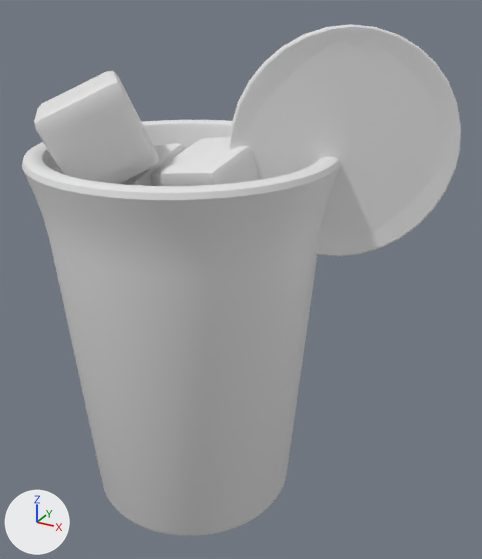
One commit to the OBJ model public/assets/drink-baked/blog0140.obj: the scene before it, then after it.
Both versions are drawn from a camera (50 mm lens) standing at (3.42, -5.13, 5.07) and looking at (0.54, 0.1, 2.46). The lights are fixed; the arrows at lower left show +X, +Y and +Z. The older version comes first. Where no turn or scale is listed for an object, it has been applied to the vertices.
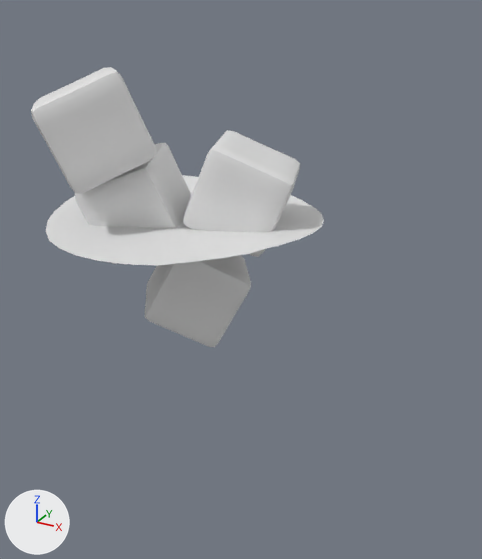
What differs and where, as boxes (x1, y1, x2, y2) in the pictures (482 x 559 px; the box of a moved part takes in the faces that stretch with it):
'Cylinder', deleted: before (22, 120, 340, 536)
'Circle.001', deleted: before (230, 24, 461, 256)
'Cube.003', reshaped: before (34, 71, 159, 184); after (31, 67, 157, 194)
'Cube.002', reshaped: before (151, 137, 259, 186); after (183, 130, 300, 257)
'Cube.001', reshaped: before (120, 143, 185, 186); after (75, 143, 191, 264)
part 1 of me_cube, moved or reshaped (not visible before): after (145, 255, 251, 347)
part 5 of me_plane, moved or reshaped (not visible before): after (46, 176, 324, 265)

What changed in the scene script:
```text
Change me_cube:
    used by ob_cube; location = (0.0, 0.0, 0.0)
    remove me_cube.from_pydata(...)  # 386 vertices, 384 faces; spans x -0.66..0.563, y -0.677..0.563, z 1.782..2.82
    add me_cube.from_pydata(...)  # 386 vertices, 384 faces; spans x -0.563..0.686, y -0.549..0.633, z 1.782..2.818
    me_cube part 1: the whole mesh is multiplied about its middle by the matrix ((-0.859, -0.343, 0.38), (0.149, 0.542, 0.827), (-0.49, 0.767, -0.414)), then moved by (0.111, 0.099, -0.001)
Change me_cube_001:
    used by ob_cube_001; location = (0.0, 0.0, 0.0)
    remove me_cube_001.from_pydata(...)  # 386 vertices, 384 faces; spans x -0.942..0.07, y -0.537..0.532, z 2.595..3.694
    add me_cube_001.from_pydata(...)  # 386 vertices, 384 faces; spans x -1.011..0.139, y -0.701..0.378, z 2.631..3.683
    me_cube_001 part 2: the whole mesh is multiplied about its middle by the matrix ((0.89, -0.399, -0.221), (0.439, 0.879, 0.184), (0.121, -0.261, 0.958)), then moved by (0.0, -0.159, 0.012)
Change me_cube_002:
    used by ob_cube_002; location = (0.0, 0.0, 0.0)
    remove me_cube_002.from_pydata(...)  # 386 vertices, 384 faces; spans x -0.101..0.899, y -0.561..0.467, z 2.823..3.863
    add me_cube_002.from_pydata(...)  # 386 vertices, 384 faces; spans x -0.059..1.102, y -0.34..0.686, z 2.804..3.816
    me_cube_002 part 3: the whole mesh is multiplied about its middle by the matrix ((0.172, -0.972, 0.158), (0.257, -0.111, -0.96), (0.951, 0.206, 0.231)), then moved by (0.123, 0.22, -0.033)
Change me_cube_003:
    used by ob_cube_003; location = (0.0, 0.0, 0.0)
    remove me_cube_003.from_pydata(...)  # 386 vertices, 384 faces; spans x -1.192..0.029, y -1.116..0.093, z 3.354..4.365
    add me_cube_003.from_pydata(...)  # 386 vertices, 384 faces; spans x -1.188..0.042, y -1.148..0.043, z 3.402..4.437
    me_cube_003 part 4: the whole mesh is multiplied about its middle by the matrix ((0.43, -0.519, -0.738), (-0.445, 0.59, -0.674), (0.786, 0.618, 0.023)), then moved by (0.009, -0.041, 0.06)
Change me_plane:
    used by ob_plane; location = (0.0, 0.0, 0.0)
    remove me_plane.from_pydata(...)  # 250 vertices, 72 faces; spans x -1.31..1.31, y -1.3..1.3, z 3.02..3.13
    add me_plane.from_pydata(...)  # 216 vertices, 159 faces; spans x -1.31..1.31, y -1.31..1.31, z 3.02..3.13
    me_plane part 5: 16 vertices moved from x -1.28..1.2, y -1.3..1.3, z 3.04..3.12 to x -1.29..1.21, y -1.31..1.31, z 3.04..3.12; 177 vertices removed from x -1.3..1.3, y -1.3..1.3, z 3.02..3.12; 143 vertices added at x -1.29..1.29, y -1.29..1.29, z 3.02..3.12
Remove ob_circle_001:
    ob_circle_001 = bpy.data.objects.new('Circle.001', me_circle_001)
    ob_circle_001.location = (0.0, 0.0, 0.0)
Remove ob_cylinder:
    ob_cylinder = bpy.data.objects.new('Cylinder', me_cylinder)
    ob_cylinder.location = (0.0, 0.0, 0.0)
```
